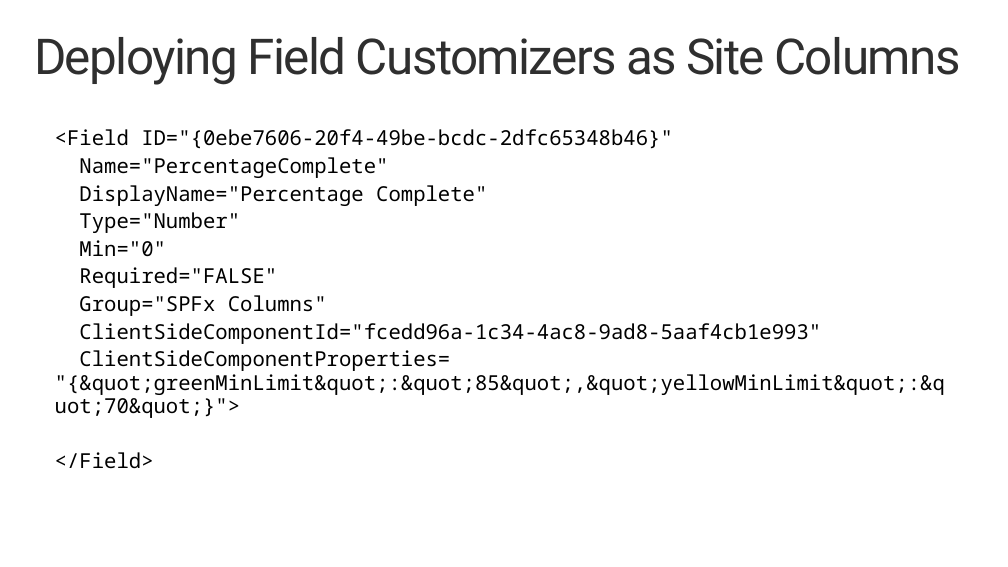
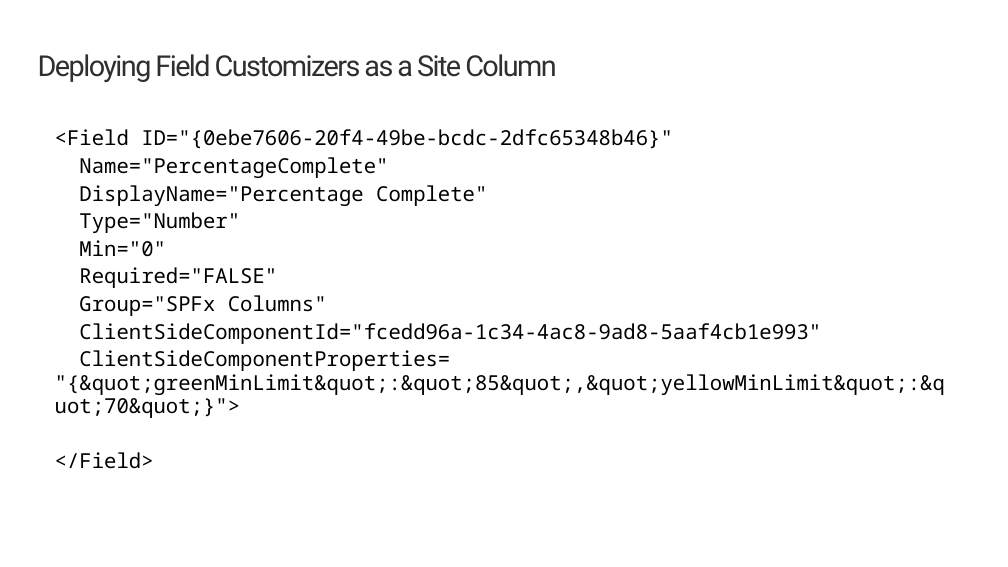
Before and after one commit to SharePoint/sp-dev-training-spfx-extensions, a slide deck: slide 5 of 02 fieldcustomizer.pptx. Drawn at 1008x567 pixels with LibreOffice and Linux fonts; fonts in the diff are those of the drawing; background and template pictures are left out. Boxes give left, top, right and bottom in pixels: in the first picture for what was removed or moved away, otherwise in the second. Text is boxed around its words. In the diff, an @@ line names an element or a change of style, - is before the commit and + after.

```diff
--- a/02 fieldcustomizer.pptx
+++ b/02 fieldcustomizer.pptx
@@ title at (38, 54, 556, 82): text changed; size 48 to 28 pt @@
-Deploying Field Customizers as Site Columns
+Deploying Field Customizers as a Site Column
```
Also in this commit, not shown: 5 other slides changed, 2 other files.
